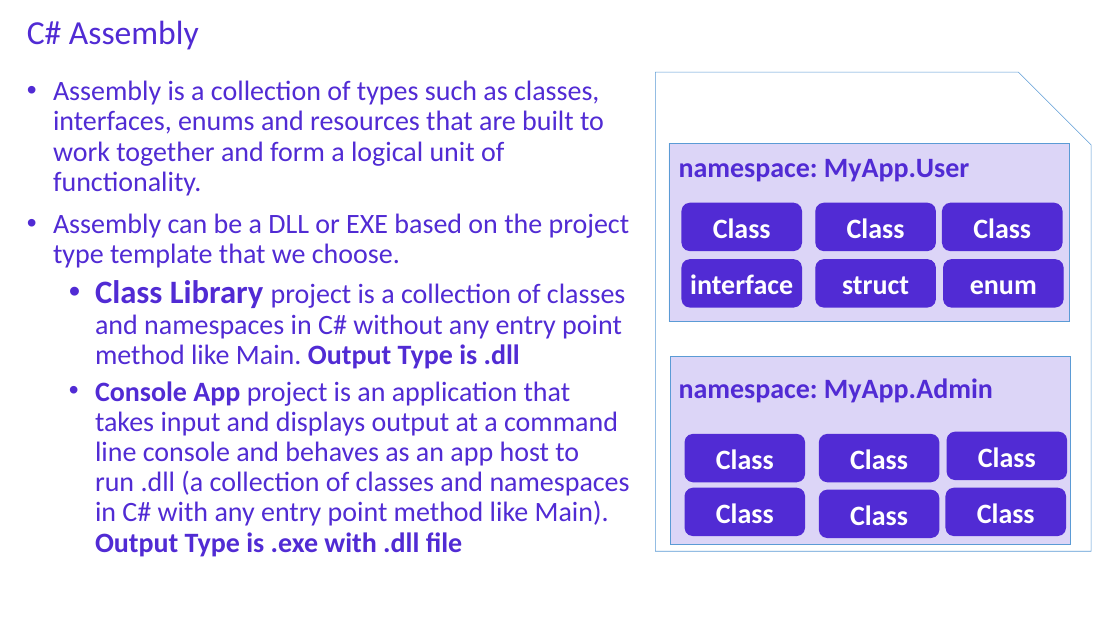
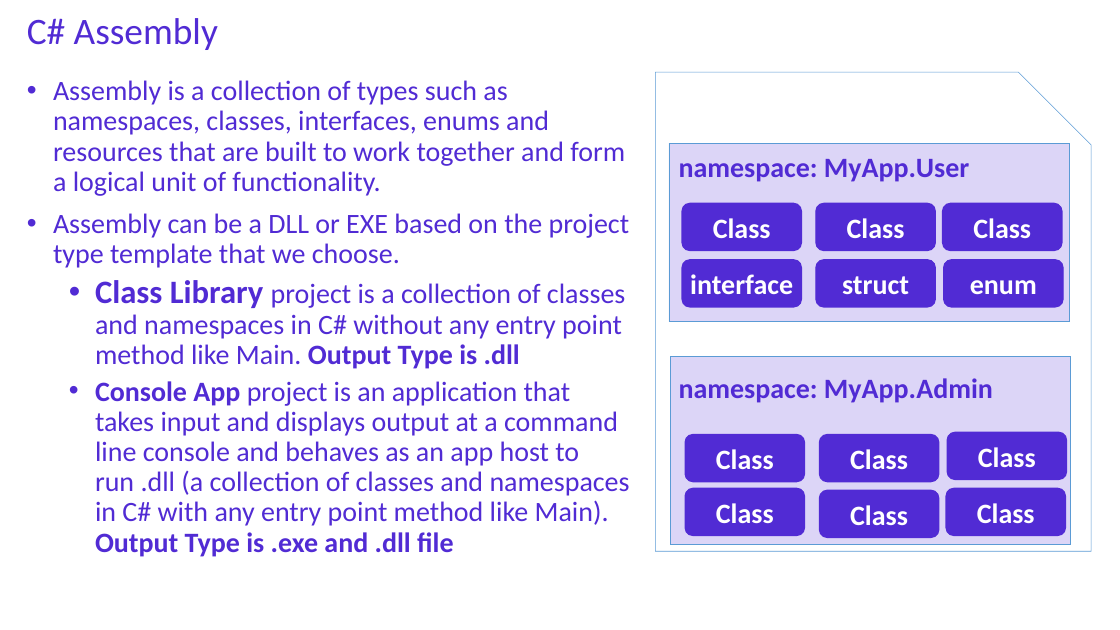
Before and after one commit to NaveenChittimalla/C-Sharp-Fundamentals, a slide deck: slide 22 of docs/C Sharp Programming Language - Fundaments.pptx (slide 23 before the commit). Drawn at 1120x630 pixels with LibreOffice and Linux fonts; fonts in the diff are those of the drawing. Boxes give left, top, right and bottom in pixels: in the first picture for what was removed or moved away, otherwise in the second. Text is boxed around its words. In the diff, an @@ line names an element or a change of style, - is before the commit and + after.

```diff
--- a/docs/C Sharp Programming Language - Fundaments.pptx
+++ b/docs/C Sharp Programming Language - Fundaments.pptx
@@ title "C# Assembly" at [27,18,218,50]: size 28.8 to 32 pt @@
@@ text at [53,80,625,196]: text changed @@
-• Assembly is a collection of types such as classes, interfaces, enums and resources that are built to work together and form a logical unit of functionality.
+• Assembly is a collection of types such as namespaces, classes, interfaces, enums and resources that are built to work together and form a logical unit of functionality.
@@ text at [95,381,630,557]: text changed @@
-  • Console App project is an application that takes input and displays output at a command line console and behaves as an app host to run .dll (a collection of classes and namespaces in C# with any entry point method like Main). Output Type is .exe with .dll file
+  • Console App project is an application that takes input and displays output at a command line console and behaves as an app host to run .dll (a collection of classes and namespaces in C# with any entry point method like Main). Output Type is .exe and .dll file
```
Also in this commit, not shown: 1 other slide changed, 1 other file.
